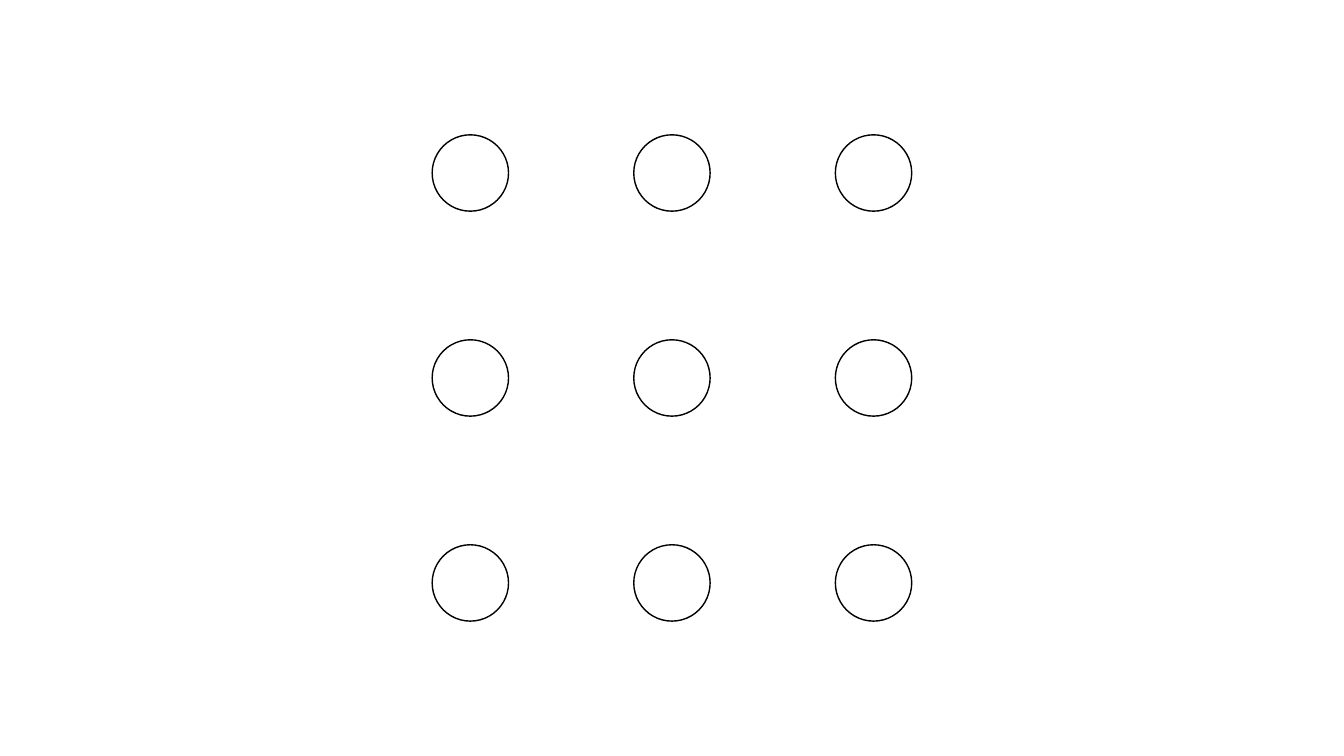
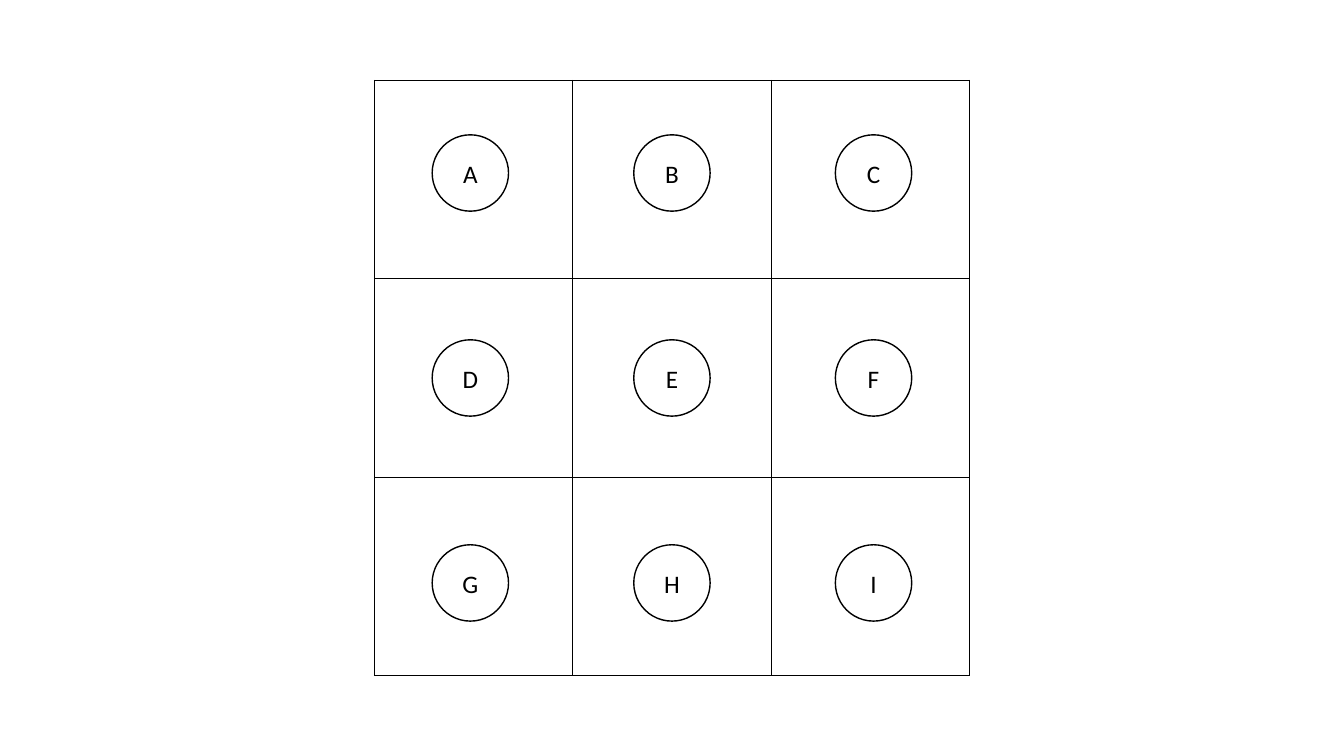
Before and after one commit to huangxz98/shixinshiyan, a slide deck: slide 9 of 黑点/黑点图片.pptx. Drawn at 1344x756 pixels with LibreOffice and Linux fonts; fonts in the diff are those of the drawing. Boxes give left, top, right and bottom in pixels: in the first picture for what was removed or moved away, otherwise in the second. Text is boxed around its words. In the diff, an @@ line names an element or a change of style, - is before the commit and + after.

```diff
--- a/黑点/黑点图片.pptx
+++ b/黑点/黑点图片.pptx
@@ table added at (374, 81, 970, 677), 3 rows, 3 columns @@
+ |  | 
+ |  | 
+ |  | 
@@ text in ellipse at (463, 166, 478, 183): text added @@
+A
@@ text in ellipse at (665, 166, 679, 183): text added @@
+B
@@ text in ellipse at (867, 166, 880, 183): text added @@
+C
@@ text in ellipse at (463, 371, 478, 388): text added @@
+D
@@ text in ellipse at (666, 371, 678, 388): text added @@
+E
@@ text in ellipse at (868, 371, 880, 388): text added @@
+F
@@ text in ellipse at (462, 576, 478, 593): text added @@
+G
@@ text in ellipse at (664, 576, 680, 593): text added @@
+H
@@ text in ellipse at (870, 576, 876, 593): text added @@
+I
```
Also in this commit, not shown: 17 other slides changed, 21 other files.
